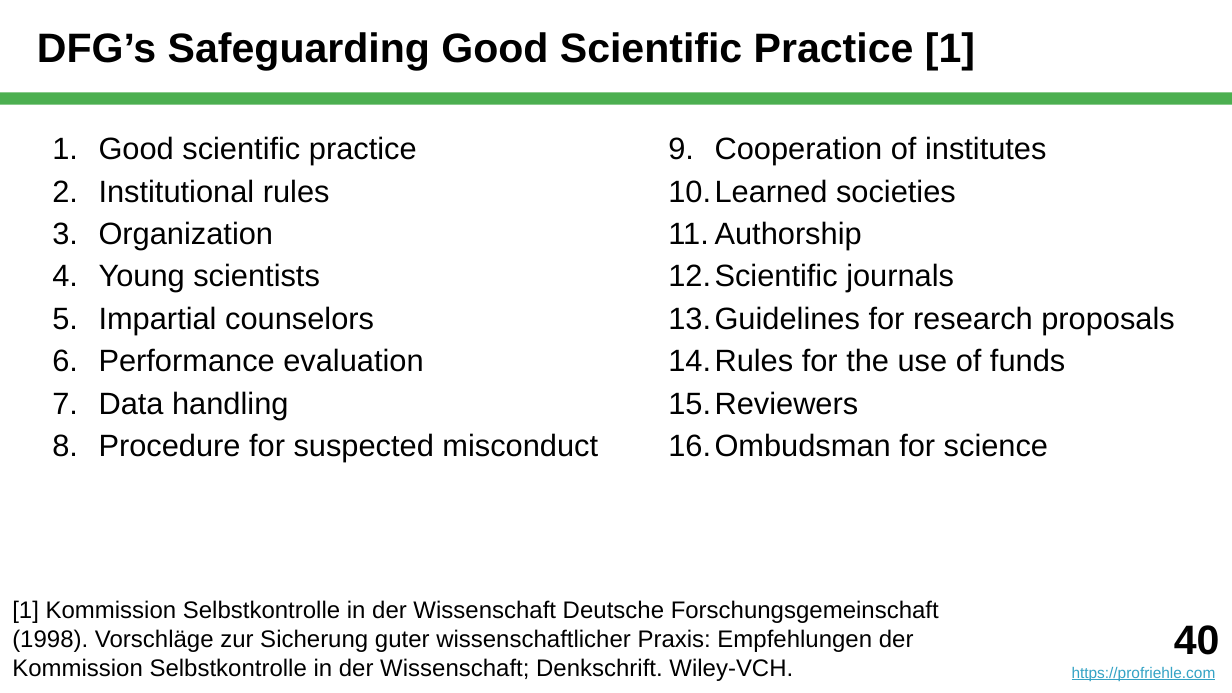
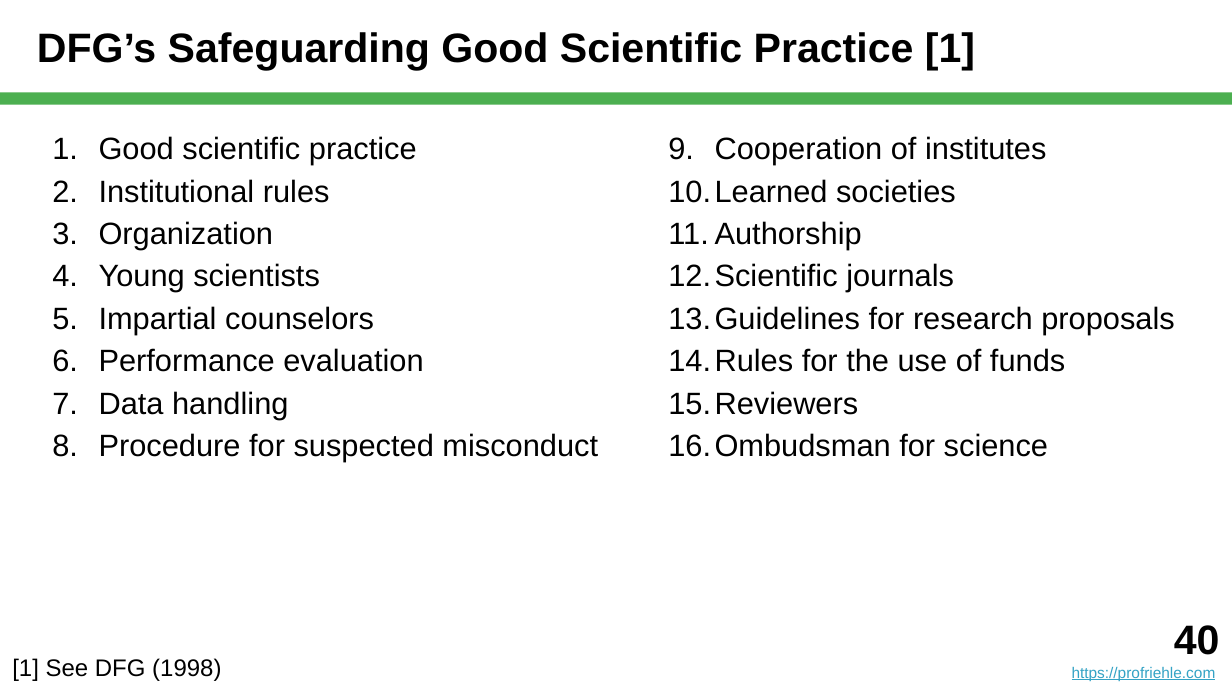
Before and after one commit to dirkriehle/nyt-course, a slide deck: slide 40 of Lecture slides/NYT C01 - What is Science.pptx. Drawn at 1232x693 pixels with LibreOffice and Linux fonts; fonts in the diff are those of the drawing. Boxes give left, top, right and bottom in pixels: in the first picture for what was removed or moved away, otherwise in the second. Text is boxed around its words. In the diff, an @@ line names an element or a change of style, - is before the commit and + after.

```diff
--- a/Lecture slides/NYT C01 - What is Science.pptx
+++ b/Lecture slides/NYT C01 - What is Science.pptx
@@ text at <box>12,658,221,681</box>: text changed @@
-[1] Kommission Selbstkontrolle in der Wissenschaft Deutsche Forschungsgemeinschaft (1998). Vorschläge zur Sicherung guter wissenschaftlicher Praxis: Empfehlungen der Kommission Selbstkontrolle in der Wissenschaft; Denkschrift. Wiley-VCH.
+[1] See DFG (1998)
```
Also in this commit, not shown: 5 other slides changed, 16 other files.
